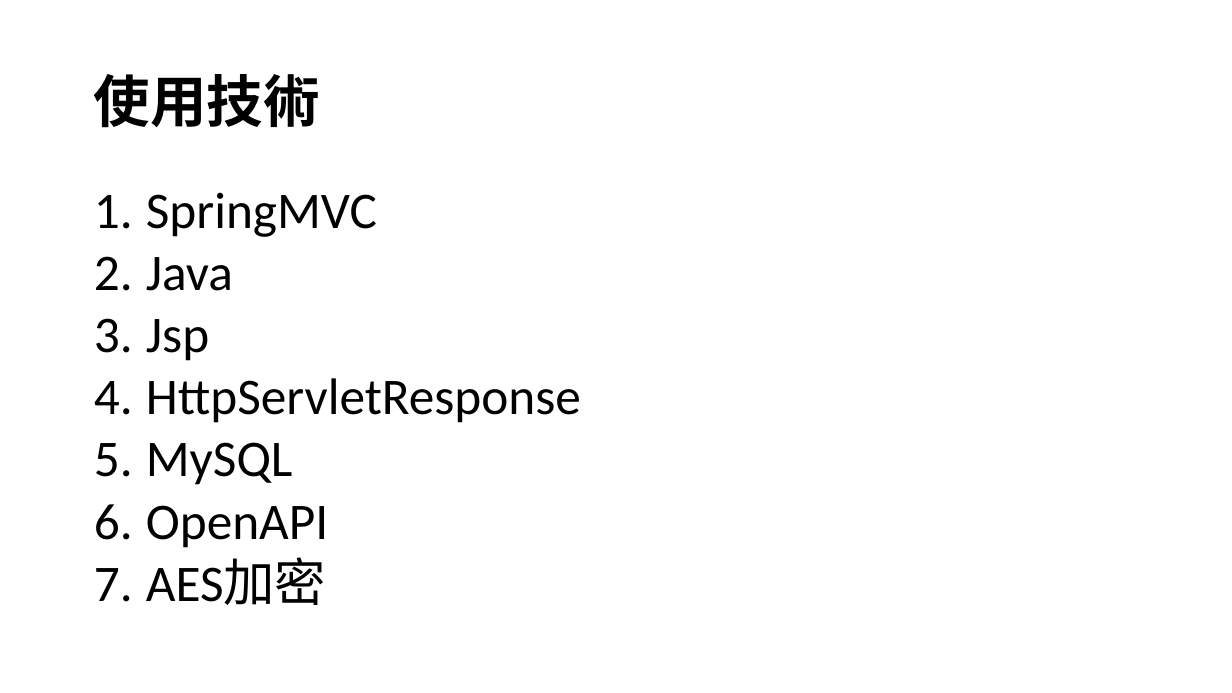
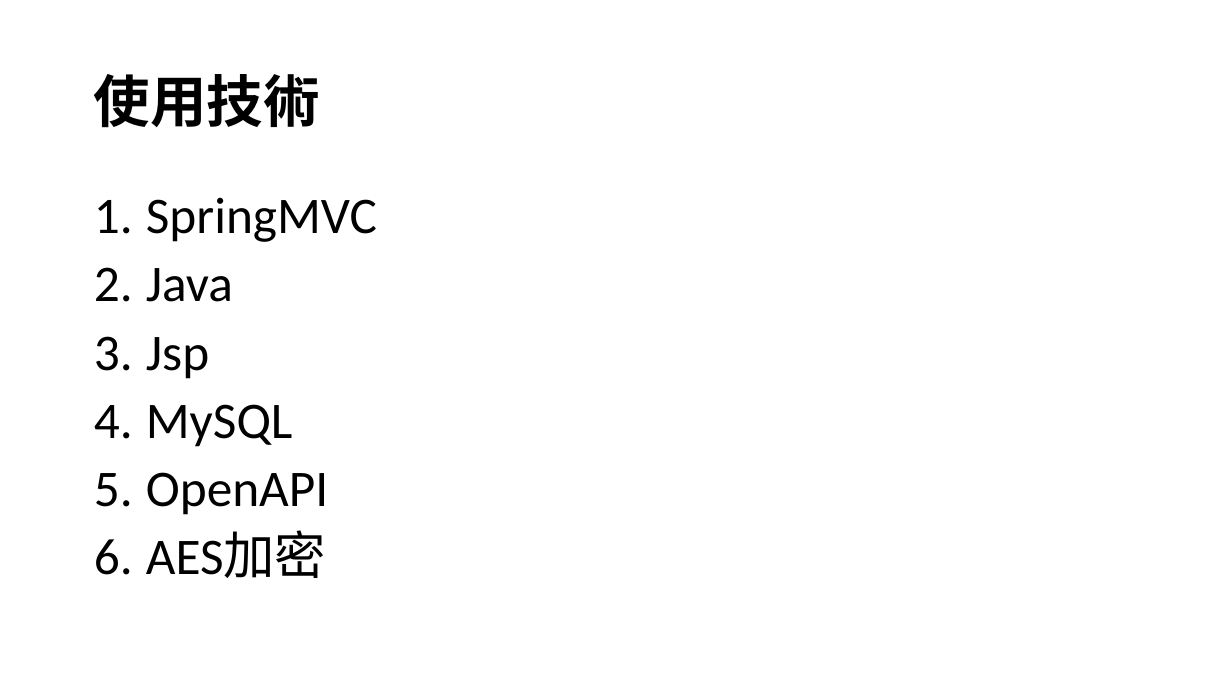
Before and after one commit to alex85amy/HighRail, a slide deck: slide 4 of 簡報/高鐵專案簡報.pptx. Drawn at 1232x693 pixels with LibreOffice and Linux fonts; fonts in the diff are those of the drawing. Boxes give left, top, right and bottom in pixels: in the first picture for what was removed or moved away, otherwise in the second. Text is boxed around its words. In the diff, an @@ line names an element or a change of style, - is before the commit and + after.

Commit message:
簡報

```diff
--- a/簡報/高鐵專案簡報.pptx
+++ b/簡報/高鐵專案簡報.pptx
@@ text "SpringMVC" at bbox=[146, 197, 377, 578]: line spacing 0.8 to 0.9 @@
@@ text at bbox=[146, 378, 581, 423]: paragraph removed @@
-4. HttpServletResponse
```
